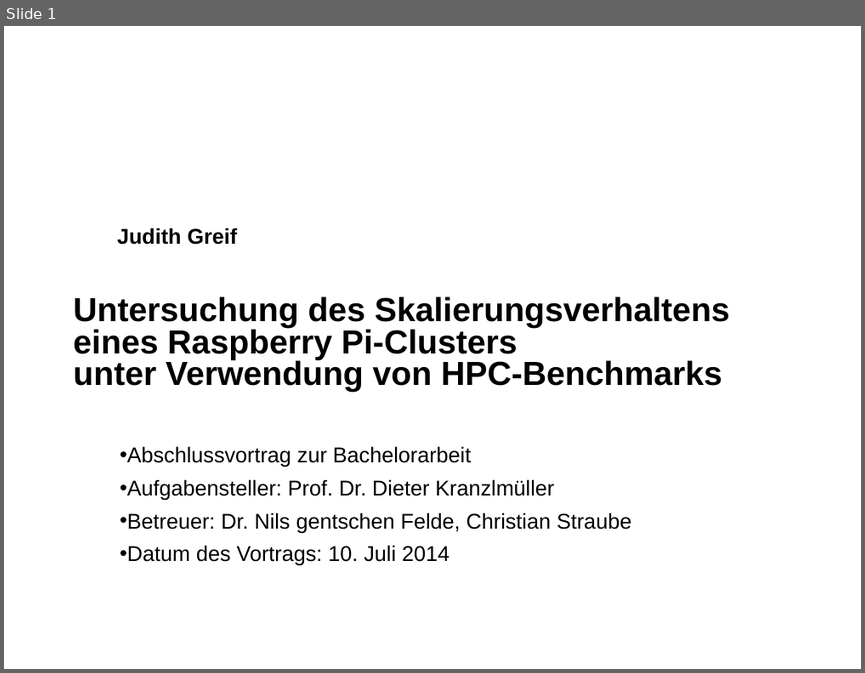
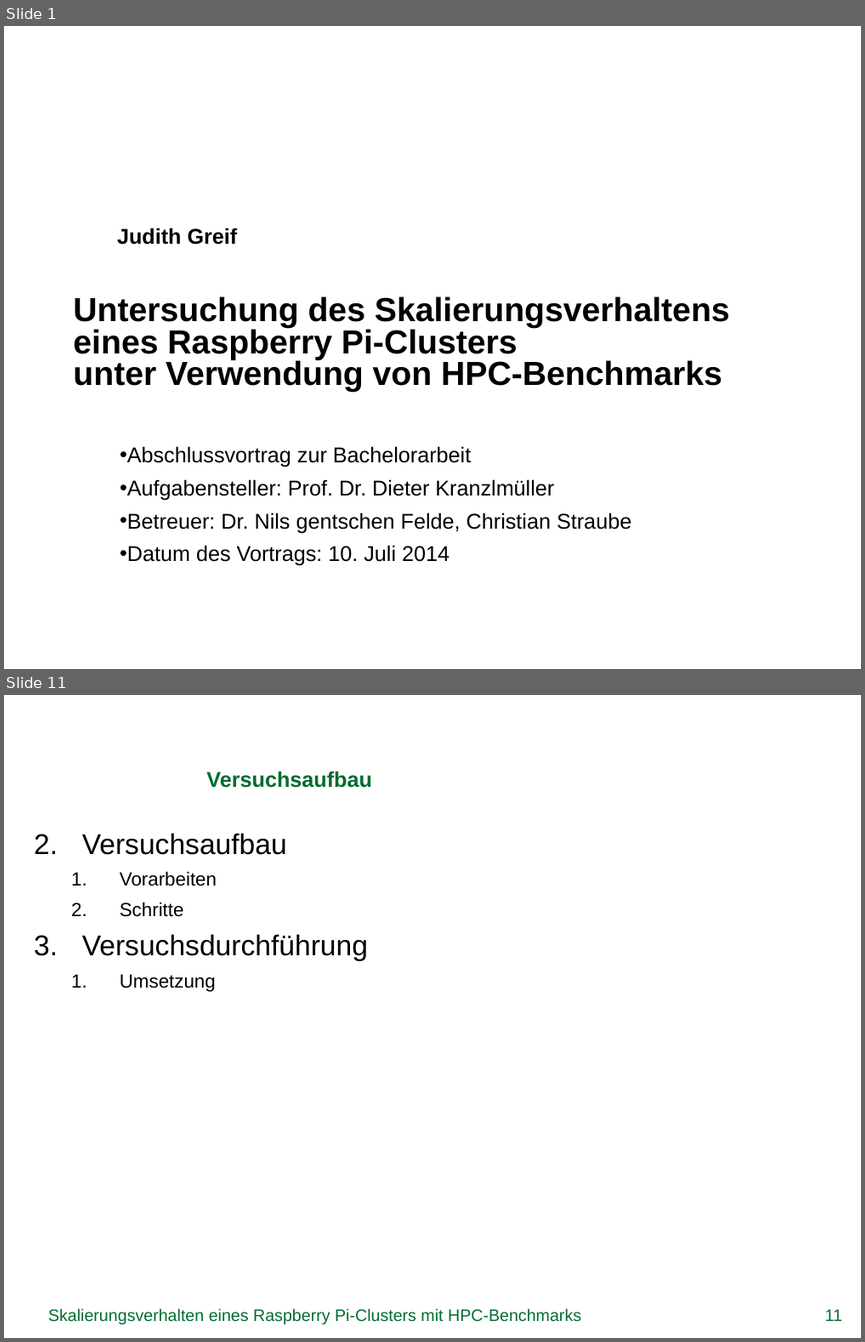
Before and after one commit to missgreenwood/bachelor-arbeit, a slide deck: Disputation/grei14.pptx. Shown one above the other, each under a label of ours: slide 1 before the commit, slides 1 and 11 after it; the slides between them are not shown. The pictures are 865x673 and 865x1342 pixels, drawn with LibreOffice and Linux fonts; fonts in the diff are those of the drawing; background and template pictures are left out. Boxes give left, top, right and bottom in pixels: in the first picture for what was removed or moved away, otherwise in the second. Text is boxed around its words. In the diff, an @@ line names an element or a change of style, - is before the commit and + after.

```diff
--- a/Disputation/grei14.pptx
+++ b/Disputation/grei14.pptx
@@ slide 11 added at [4, 695, 861, 1338], background picture (left out) @@
@@ title added at [206, 771, 371, 788], 18 pt, text #006C30, bold @@
+Versuchsaufbau
@@ text added at [82, 833, 368, 992], 24 pt, text #000000 @@
+2. Versuchsaufbau
+  1. Vorarbeiten
+  2. Schritte
+3. Versuchsdurchführung
+  1. Umsetzung
@@ text added at [48, 1308, 581, 1324], 14 pt, text #006C30 @@
+Skalierungsverhalten eines Raspberry Pi-Clusters mit HPC-Benchmarks
@@ page number added at [825, 1309, 842, 1321], 14 pt, text #006C30 @@
+11
```
Also in this commit, not shown: 3 slides changed, 6 other slides added, 2 other files.
